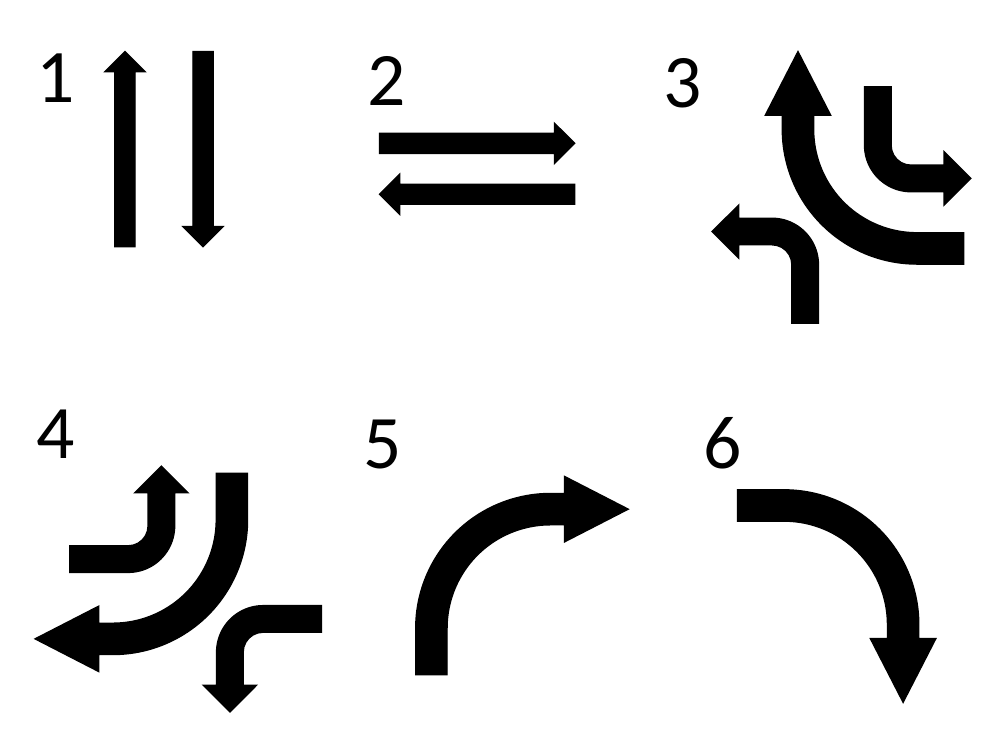
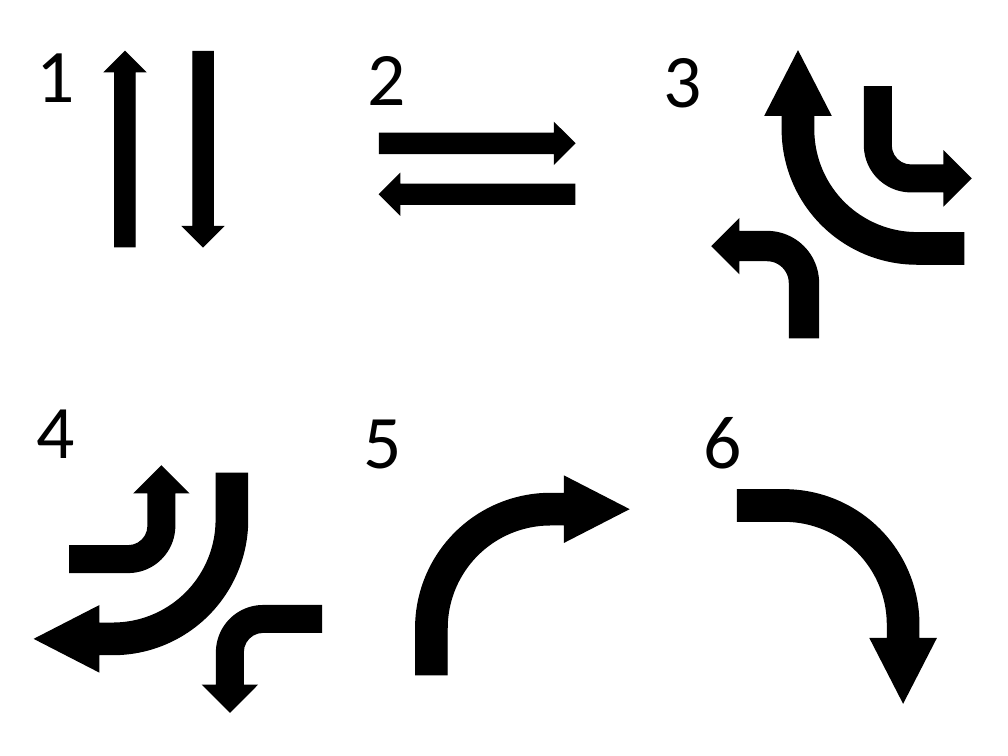
Before and after one commit to Sahara62/graduateResearch, a slide deck: slide 1 of veriT.pptx. Drawn at 1008x756 pixels with LibreOffice and Linux fonts; fonts in the diff are those of the drawing. Boxes give left, top, right and bottom in pixels: in the first picture for what was removed or moved away, otherwise in the second. Text is boxed around its words. In the diff, an @@ line names an element or a change of style, - is before the commit and + after.

```diff
--- a/veriT.pptx
+++ b/veriT.pptx
@@ bent arrow: place and size @@
-bent arrow at box(713, 205, 818, 323)
+bent arrow at box(713, 220, 818, 338)
@@ bent arrow at box(713, 220, 818, 338): proportions changed @@
```
Also in this commit, not shown: 3 other files.
